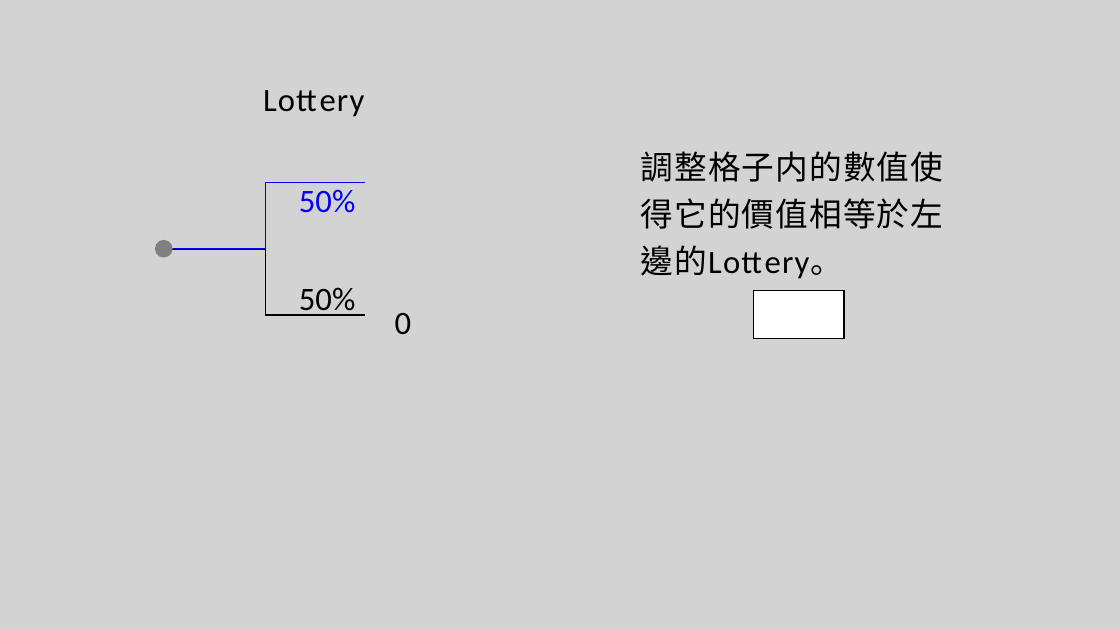
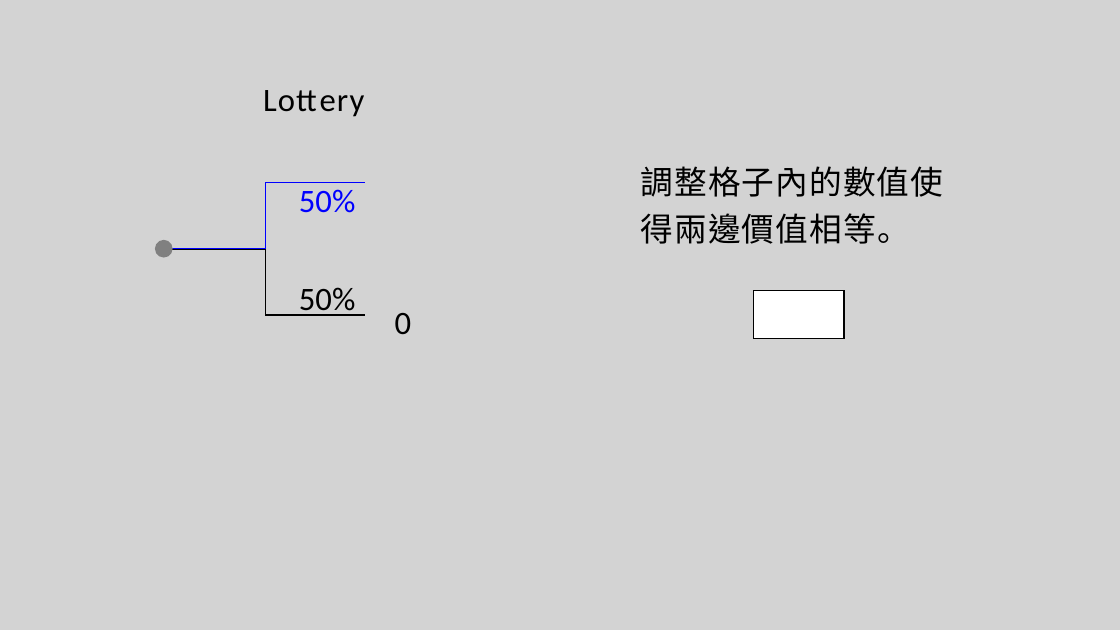
Before and after one commit to luwy-allison/EDP_program, a slide deck: slide 6 of 介面.pptx. Drawn at 1120x630 pixels with LibreOffice and Linux fonts; fonts in the diff are those of the drawing. Boxes give left, top, right and bottom in pixels: in the first picture for what was removed or moved away, otherwise in the second. Text is boxed around its words. In the diff, an @@ line names an element or a change of style, - is before the commit and + after.

```diff
--- a/介面.pptx
+++ b/介面.pptx
@@ text at [641,166,944,244]: text changed @@
-調整格子内的數值使得它的價值相等於左邊的Lottery。
+調整格子內的數值使得兩邊價值相等。
```
Also in this commit, not shown: 10 other slides changed, 13 other files.
